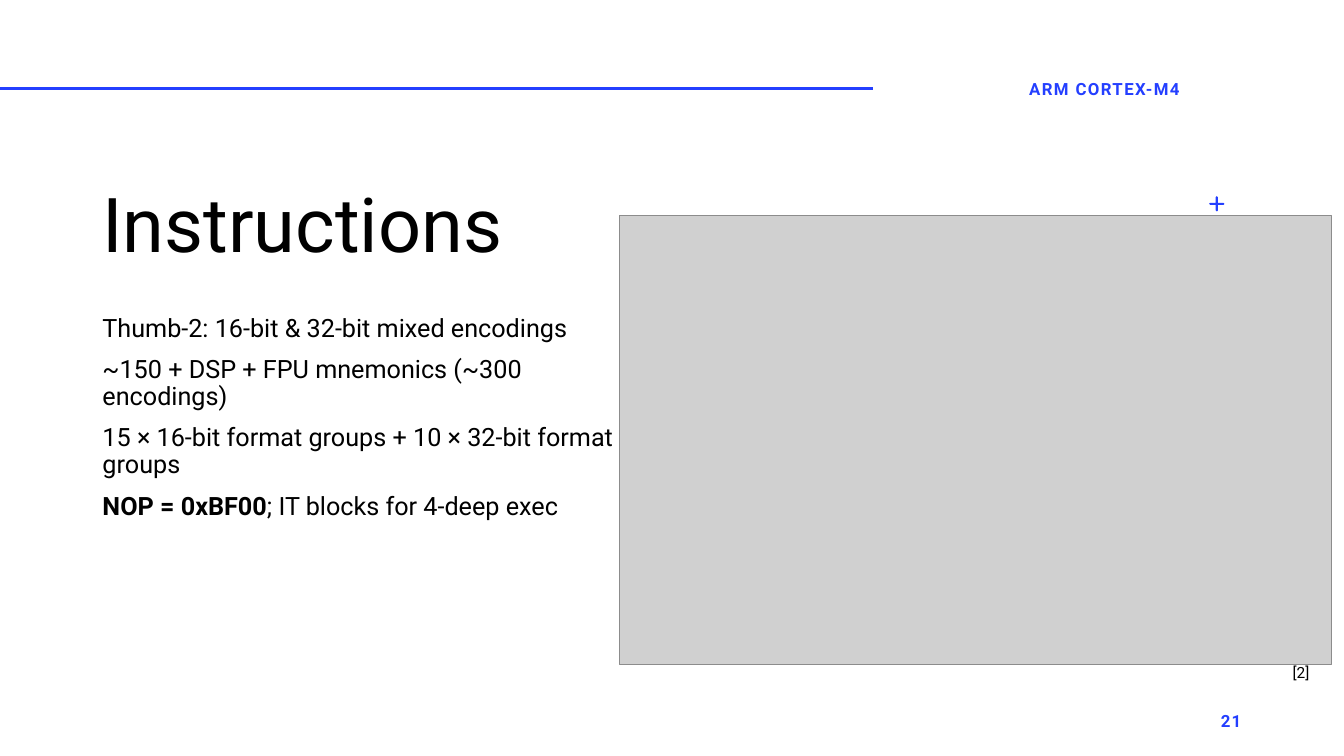
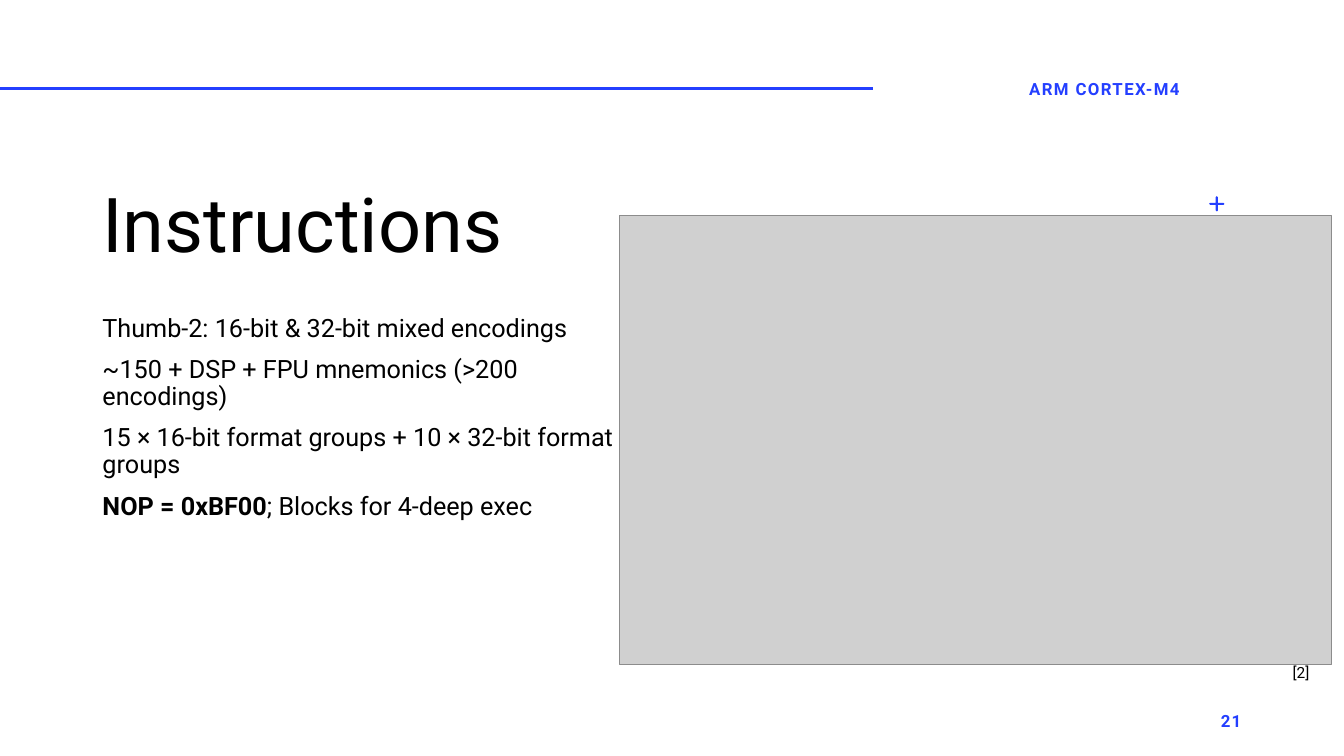
Before and after one commit to MarkDannemiller/MicroArchitecture, a slide deck: slide 21 of assignments/hw7/HW7-DANNEMILLER-MARK-COMMERCIAL-MP.pptx. Drawn at 1344x756 pixels with LibreOffice and Linux fonts; fonts in the diff are those of the drawing; grey boxes stand for pictures. Boxes give left, top, right and bottom in pixels: in the first picture for what was removed or moved away, otherwise in the second. Text is boxed around its words. In the diff, an @@ line names an element or a change of style, - is before the commit and + after.

Commit message:
more fixes to packing instructions

```diff
--- a/assignments/hw7/HW7-DANNEMILLER-MARK-COMMERCIAL-MP.pptx
+++ b/assignments/hw7/HW7-DANNEMILLER-MARK-COMMERCIAL-MP.pptx
@@ text at <box>102,358,517,411</box>: text changed @@
-~150 + DSP + FPU mnemonics (~300 encodings)
+~150 + DSP + FPU mnemonics (>200 encodings)
@@ text at <box>102,496,532,520</box>: text changed @@
-NOP = 0xBF00; IT blocks for 4‑deep exec
+NOP = 0xBF00; Blocks for 4‑deep exec
```
Also in this commit, not shown: 2 other slides changed, 9 other files.
